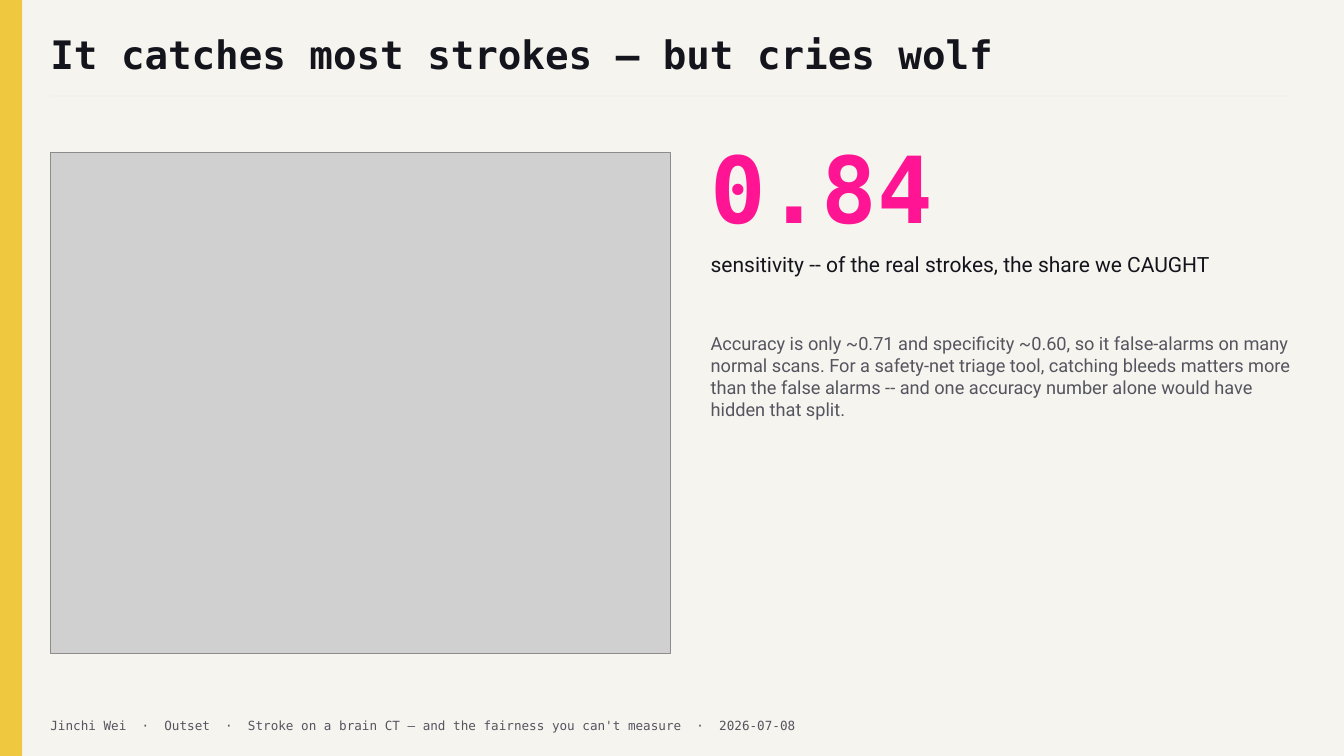
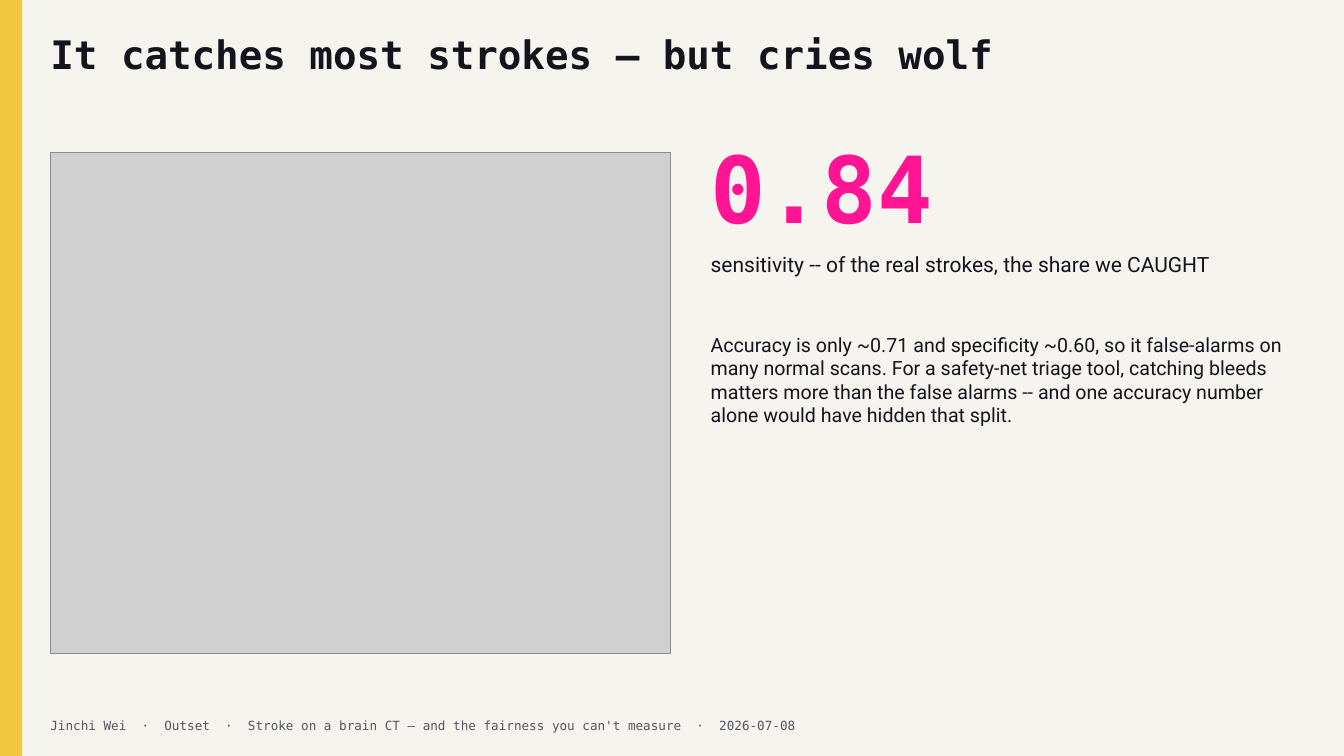
Before and after one commit to jinchiwei/outset-ai-healthcare, a slide deck: slide 10 of solutions/g3_brain_ct/slides/g3_brain_ct.pptx. Drawn at 1344x756 pixels with LibreOffice and Linux fonts; fonts in the diff are those of the drawing; grey boxes stand for pictures. Boxes give left, top, right and bottom in pixels: in the first picture for what was removed or moved away, otherwise in the second. Text is boxed around its words. In the diff, an @@ line names an element or a change of style, - is before the commit and + after.

```diff
--- a/solutions/g3_brain_ct/slides/g3_brain_ct.pptx
+++ b/solutions/g3_brain_ct/slides/g3_brain_ct.pptx
@@ text "Accuracy is only ~0.71 and ..." at <box>711,337,1282,426</box>: size 13 to 14 pt, text colour #555560 to #14141C @@
```
Also in this commit, not shown: 10 other slides changed, 2 other files.
